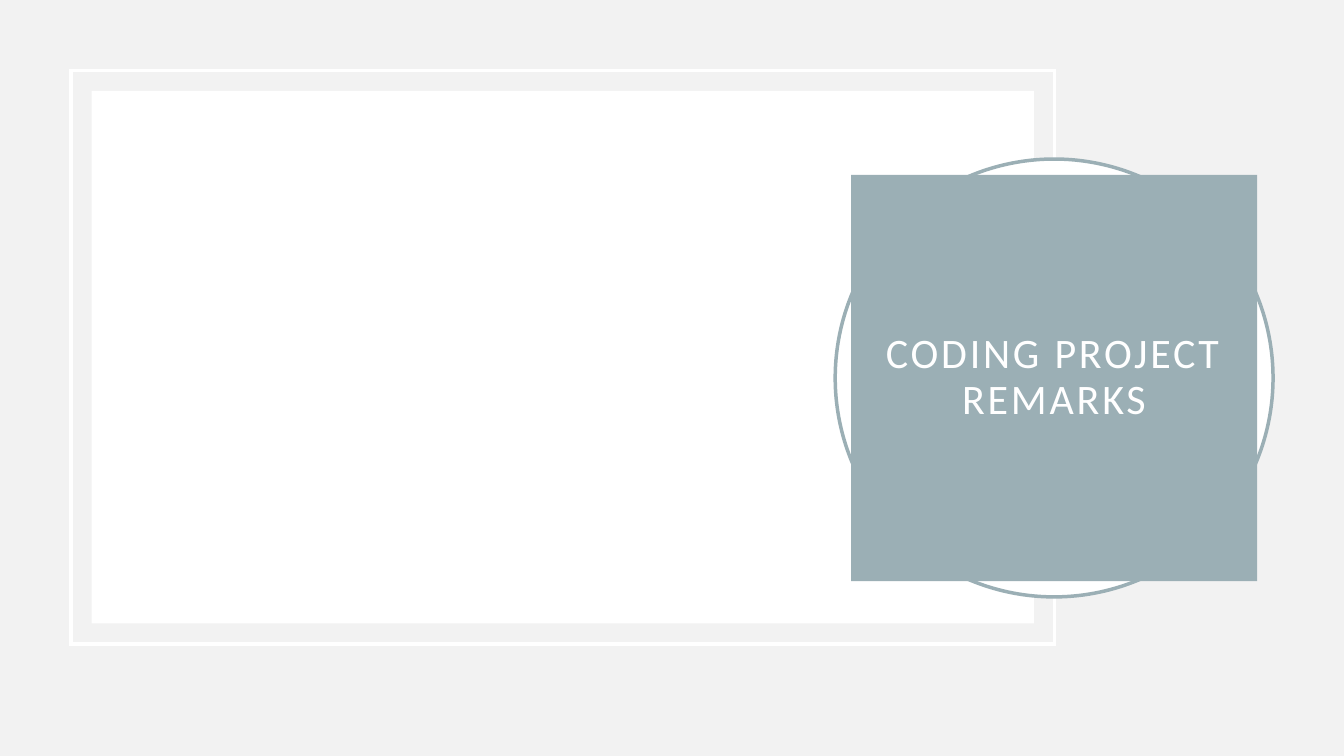
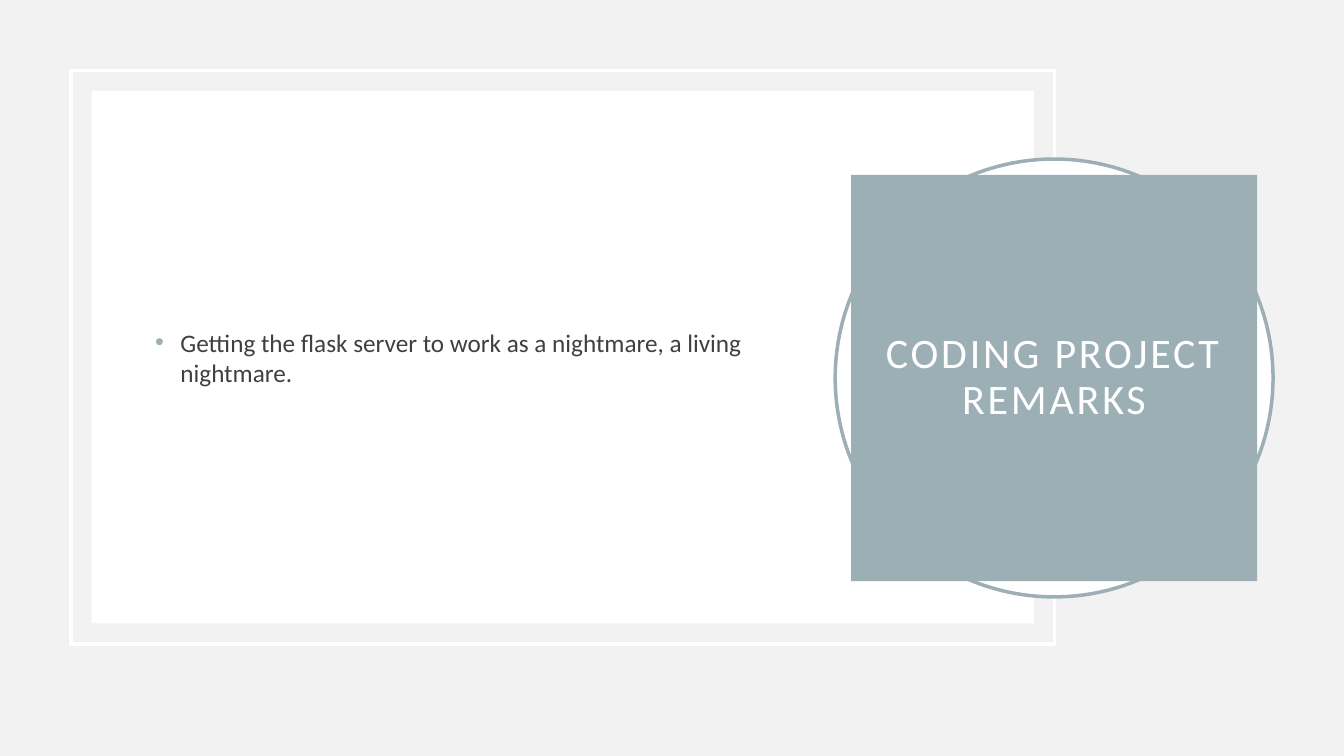
Before and after one commit to ASwigart/groupproject-3, a slide deck: slide 7 of GrpProject3.pptx. Drawn at 1344x756 pixels with LibreOffice and Linux fonts; fonts in the diff are those of the drawing. Boxes give left, top, right and bottom in pixels: in the first picture for what was removed or moved away, otherwise in the second. Text is boxed around its words. In the diff, an @@ line names an element or a change of style, - is before the commit and + after.

```diff
--- a/GrpProject3.pptx
+++ b/GrpProject3.pptx
@@ text added at bbox=[180, 334, 741, 387], 18 pt, text #404040 @@
+• Getting the flask server to work as a nightmare, a living nightmare.
```
Also in this commit, not shown: 6 other slides changed, 1 other file.
